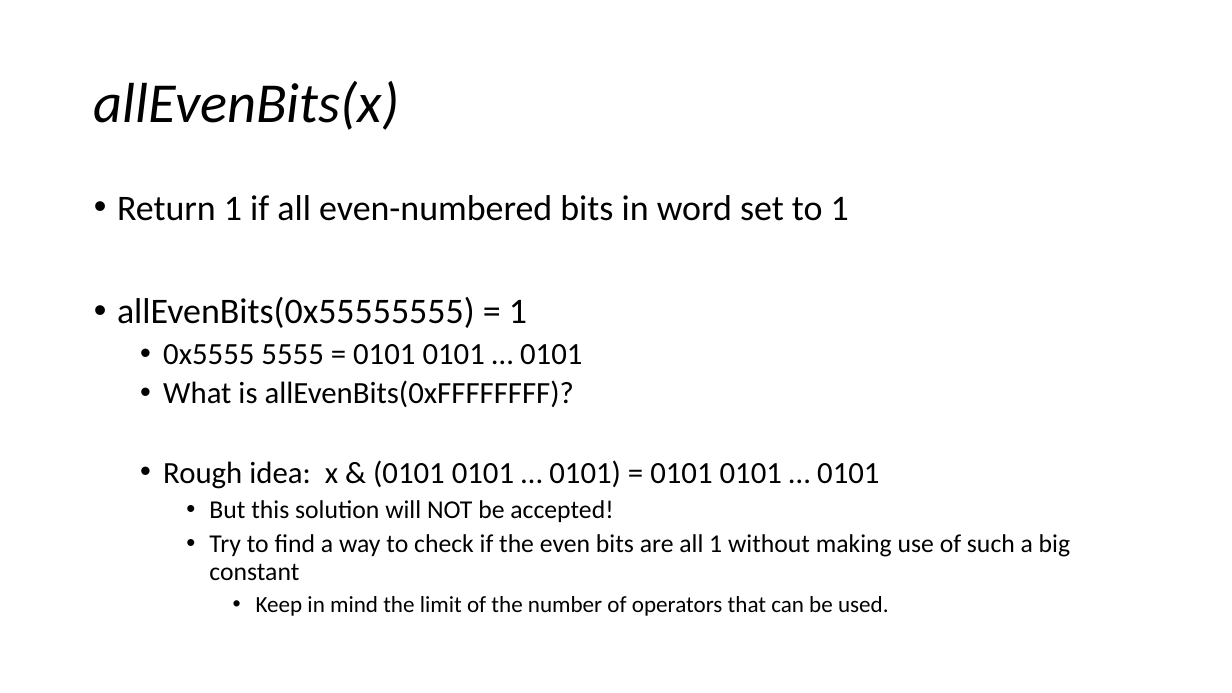
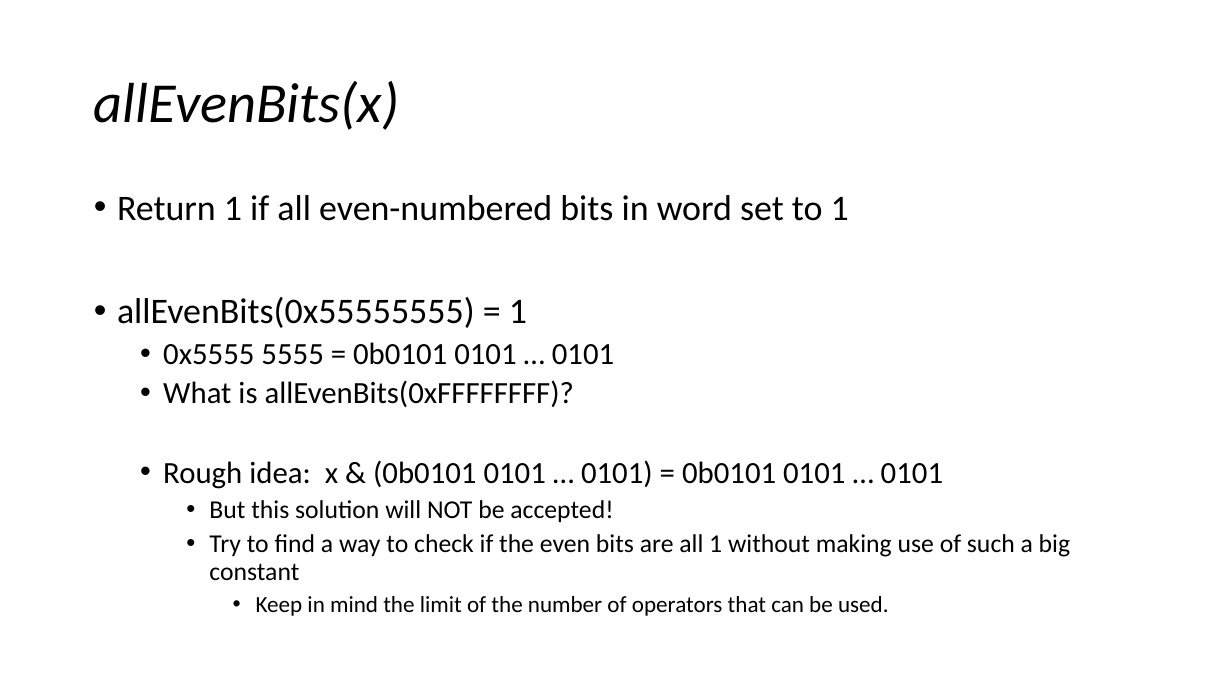
Before and after one commit to ded59/CS449, a slide deck: slide 34 of Recitation2.pptx. Drawn at 1232x693 pixels with LibreOffice and Linux fonts; fonts in the diff are those of the drawing. Boxes give left, top, right and bottom in pixels: in the first picture for what was removed or moved away, otherwise in the second. Text is boxed around its words. In the diff, an @@ line names an element or a change of style, - is before the commit and + after.

```diff
--- a/Recitation2.pptx
+++ b/Recitation2.pptx
@@ text at (163, 342, 614, 365): text changed @@
-  • 0x5555 5555 = 0101 0101 … 0101
+  • 0x5555 5555 = 0b0101 0101 … 0101
@@ text at (163, 460, 943, 489): text changed @@
-  • Rough idea: x & (0101 0101 … 0101) = 0101 0101 … 0101
+  • Rough idea: x & (0b0101 0101 … 0101) = 0b0101 0101 … 0101
```
Also in this commit, not shown: 1 other file.
